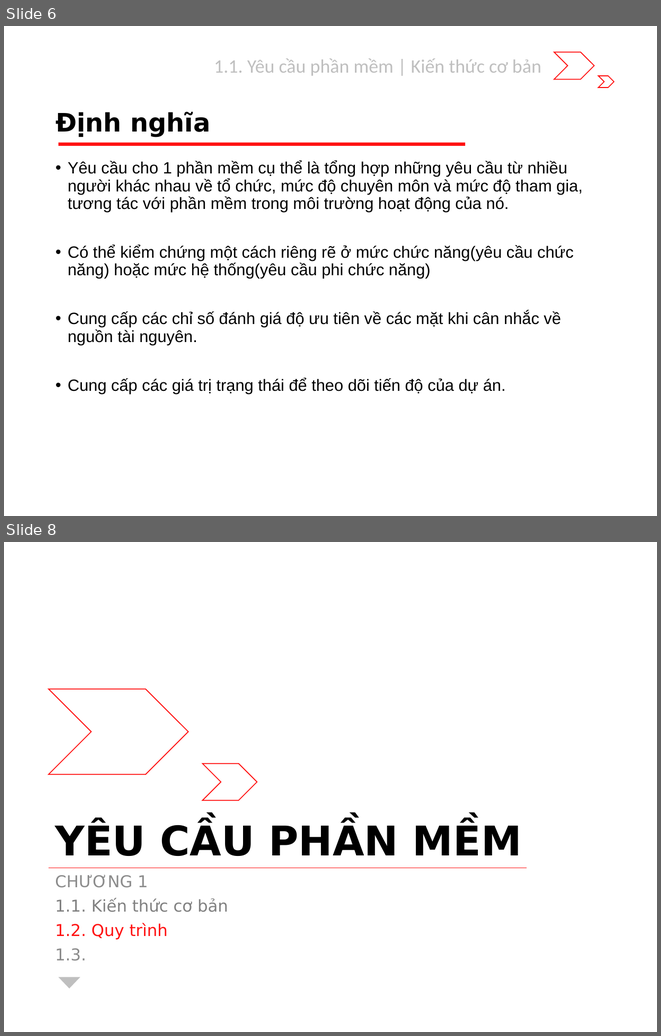
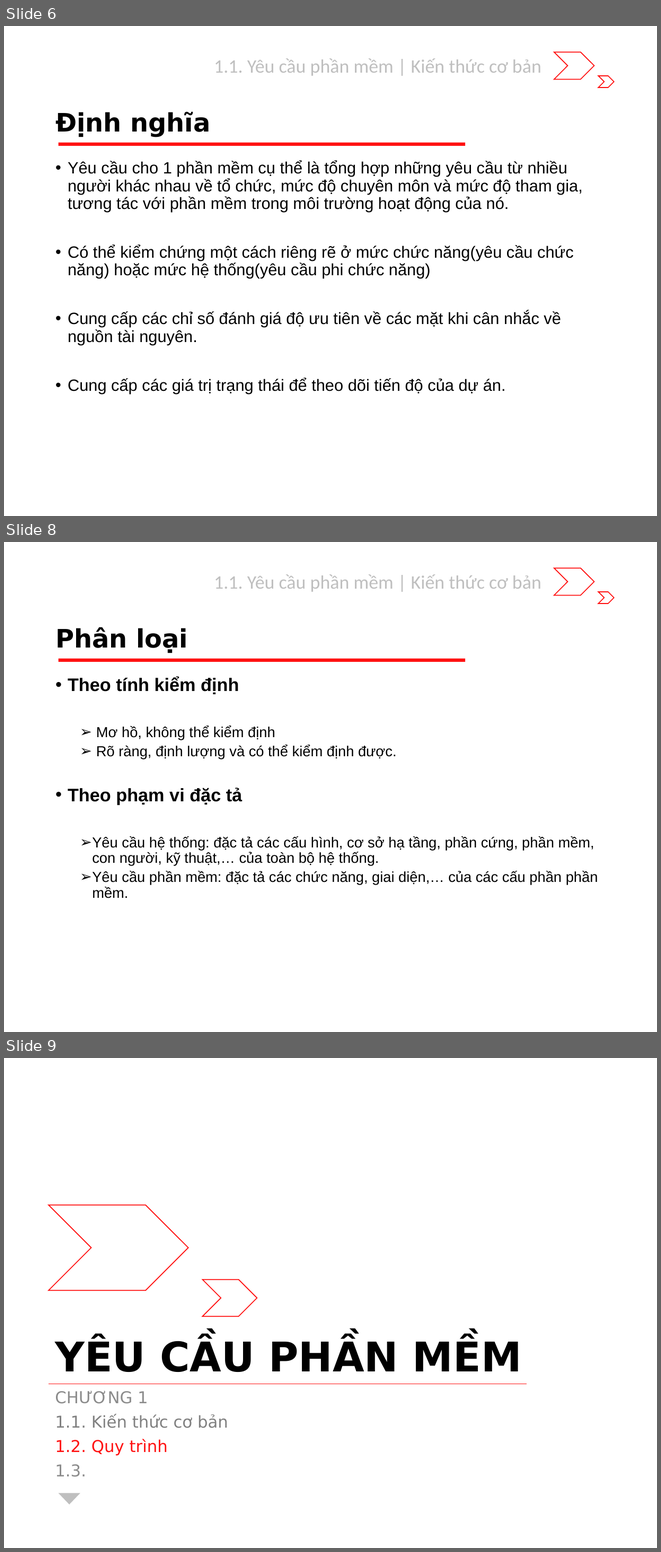
Before and after one commit to riverspart/uet-adv-sw-engineering, a slide deck: slide/dev/chapter_1/slide.pptx. Shown one above the other, each under a label of ours: slides 6 and 8 before the commit, slides 6, 8 and 9 after it; the slides between them are not shown. The pictures are 661x1036 and 661x1552 pixels, drawn with LibreOffice and Linux fonts; fonts in the diff are those of the drawing. Boxes give left, top, right and bottom in pixels: in the first picture for what was removed or moved away, otherwise in the second. Text is boxed around its words. In the diff, an @@ line names an element or a change of style, - is before the commit and + after.

```diff
--- a/slide/dev/chapter_1/slide.pptx
+++ b/slide/dev/chapter_1/slide.pptx
@@ slide 8 added at bbox=[4, 542, 657, 1032], background #FFFFFF; not listed: 3 template elements that a slide beside it also shows @@
@@ text added at bbox=[214, 574, 541, 592], 21 pt, text #BFBFBF @@
+1.1. Yêu cầu phần mềm | Kiến thức cơ bản
@@ title added at bbox=[55, 627, 188, 653], 28 pt, text #000000, bold @@
+Phân loại
@@ text added at bbox=[68, 677, 598, 898], 16 pt, text #000000 @@
+• Theo tính kiểm định
+  ➢ Mơ hồ, không thể kiểm định
+  ➢ Rõ ràng, định lượng và có thể kiểm định được.
+• Theo phạm vi đặc tả
+  ➢ Yêu cầu hệ thống: đặc tả các cấu hình, cơ sở hạ tầng, phần cứng, phần mềm, con người, kỹ thuật,… của toàn bộ hệ thống.
+  ➢ Yêu cầu phần mềm: đặc tả các chức năng, giai diện,… của các cấu phần phần mềm.
@@ what was slide 8 is now slide 9 @@
```
Also in this commit, not shown: 4 slides changed, 2 other slides added, 1 other file.
